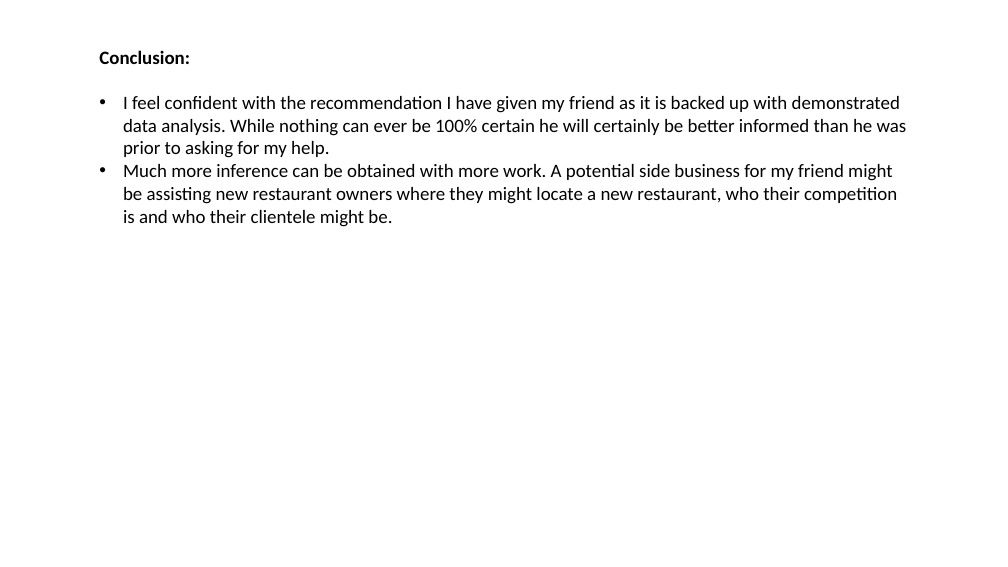
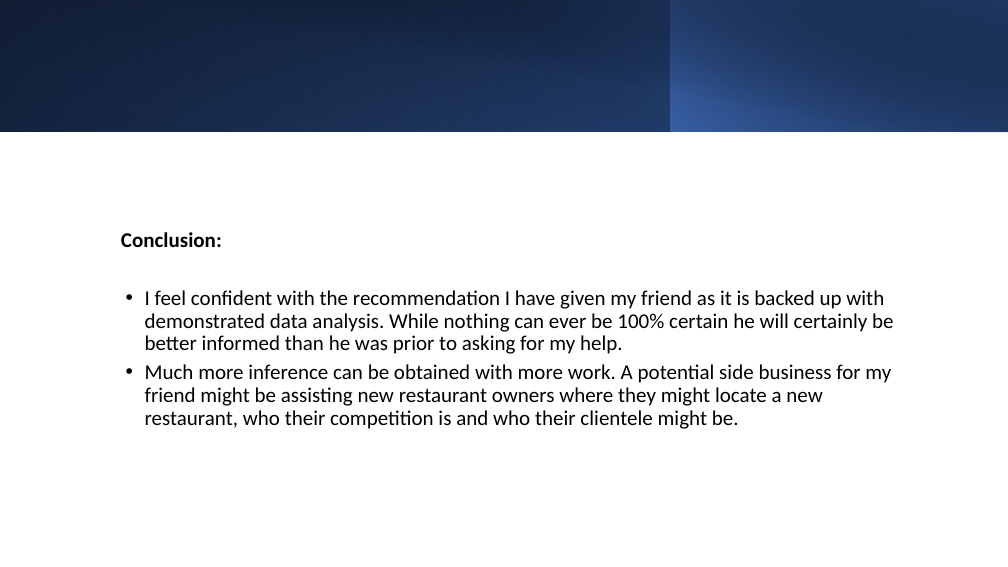
Before and after one commit to vir007/Coursera_Capstone, a slide deck: slide 15 of Week 4_5/Week_5_Presentation.pptx. Drawn at 1008x567 pixels with LibreOffice and Linux fonts; fonts in the diff are those of the drawing. Boxes give left, top, right and bottom in pixels: in the first picture for what was removed or moved away, otherwise in the second. Text is boxed around its words. In the diff, an @@ line names an element or a change of style, - is before the commit and + after.

```diff
--- a/Week 4_5/Week_5_Presentation.pptx
+++ b/Week 4_5/Week_5_Presentation.pptx
@@ rectangle added at [0, 0, 1008, 132], fill gradient #000000 to #2F5597 @@
@@ rectangle added at [0, 0, 671, 132], fill gradient #4472C4 to #203864 @@
@@ rectangle added at [38, 0, 1008, 132], fill gradient #000000 to #203864 @@
@@ rectangle added at [671, 0, 1008, 132], fill gradient #4472C4 to #000000 @@
@@ text "Conclusion:": place and size @@
-text "Conclusion:" at [99, 50, 907, 227]
+text "Conclusion:" at [121, 232, 893, 429]
@@ text "Conclusion:" at [121, 232, 893, 429]: size 18 to 20 pt; line spacing 1 to 0.9; more space between paragraphs; indent changed; vertical alignment top to middle @@
```
Also in this commit, not shown: 10 other slides changed, 1 other file.
